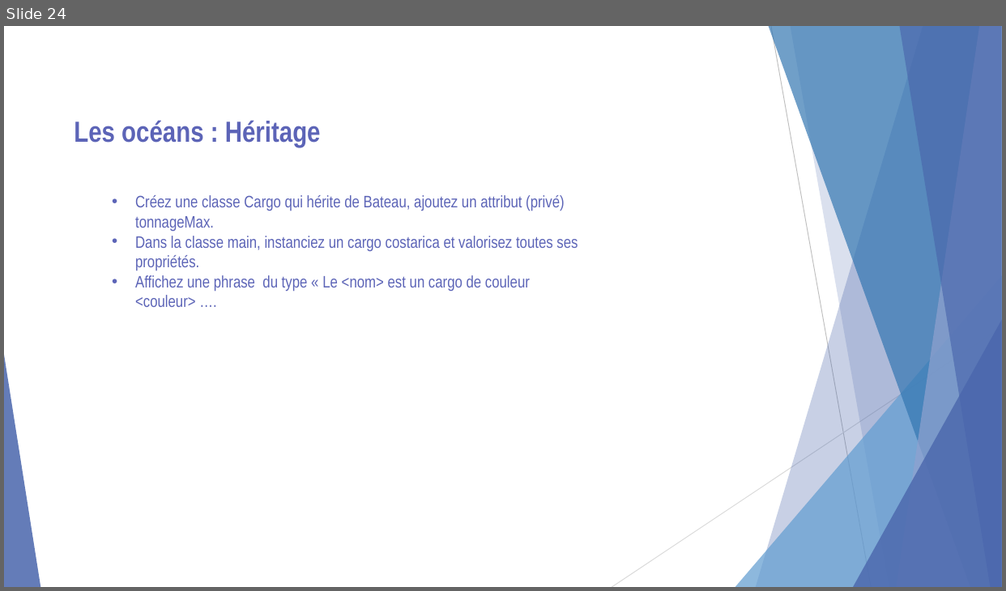
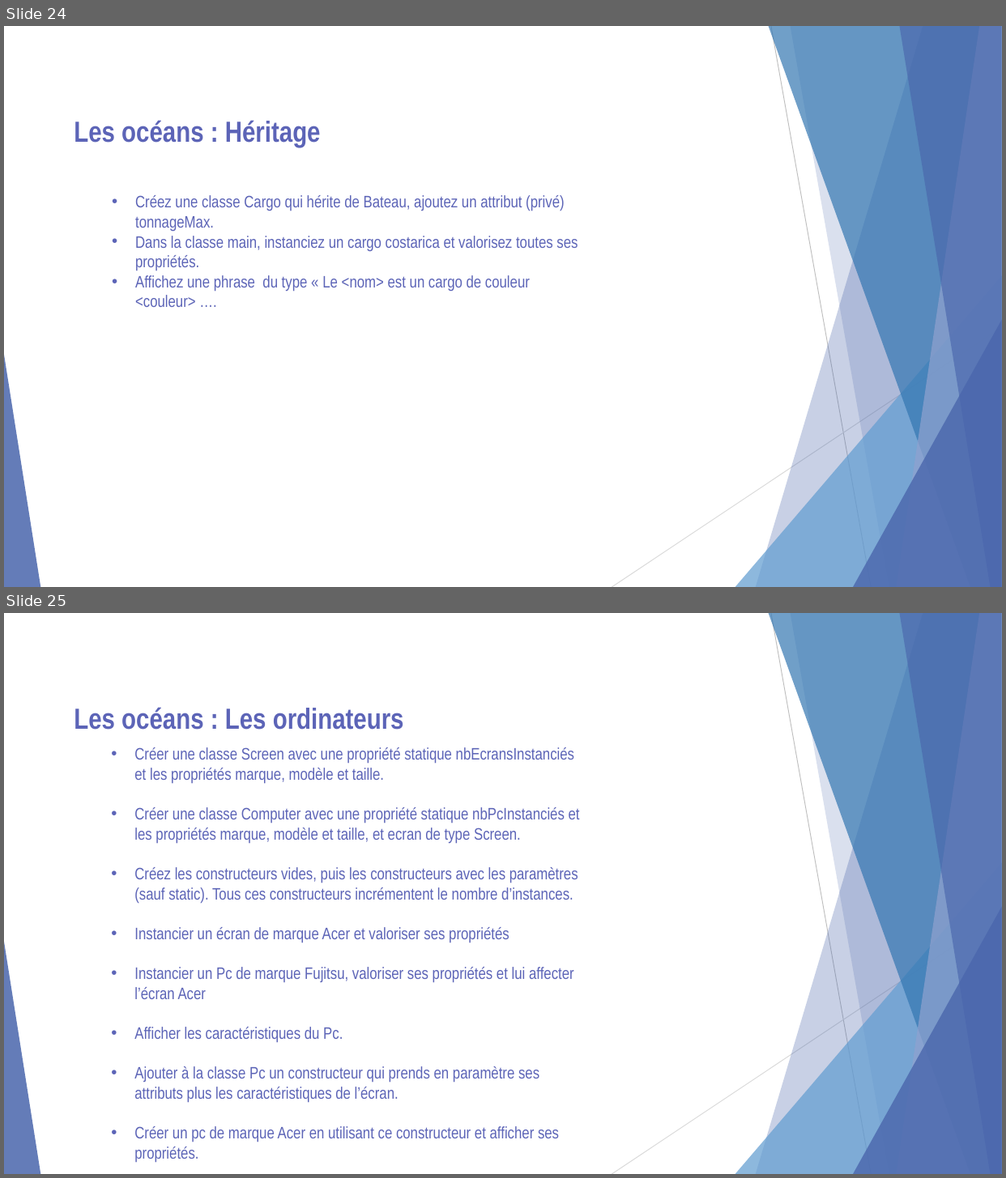
Before and after one commit to LucxxM/CoursAfpaFredBackUp, a slide deck: cours/Proget oceans_Exercices.pptx. Shown one above the other, each under a label of ours: slide 24 before the commit, slides 24 and 25 after it. The pictures are 1006x591 and 1006x1178 pixels, drawn with LibreOffice and Linux fonts; fonts in the diff are those of the drawing. Boxes give left, top, right and bottom in pixels: in the first picture for what was removed or moved away, otherwise in the second. Text is boxed around its words. In the diff, an @@ line names an element or a change of style, - is before the commit and + after.

```diff
--- a/cours/Proget oceans_Exercices.pptx
+++ b/cours/Proget oceans_Exercices.pptx
@@ slide 25 added at bbox=[4, 613, 1002, 1174], background #FFFFFF; not listed: 10 template elements that a slide beside it also shows @@
@@ text added at bbox=[74, 707, 404, 730], 28 pt, text #5C64B7, bold @@
+Les océans : Les ordinateurs
@@ text added at bbox=[134, 747, 580, 1163], 16 pt, text #5C64B7 @@
+  • Créer une classe Screen avec une propriété statique nbEcransInstanciés et les propriétés marque, modèle et taille.
+  • Créer une classe Computer avec une propriété statique nbPcInstanciés et les propriétés marque, modèle et taille, et ecran de type Screen.
+  • Créez les constructeurs vides, puis les constructeurs avec les paramètres (sauf static). Tous ces constructeurs incrémentent le nombre d’instances.
+  • Instancier un écran de marque Acer et valoriser ses propriétés
+  • Instancier un Pc de marque Fujitsu, valoriser ses propriétés et lui affecter l’écran Acer
+  • Afficher les caractéristiques du Pc.
+  • Ajouter à la classe Pc un constructeur qui prends en paramètre ses attributs plus les caractéristiques de l’écran.
+  • Créer un pc de marque Acer en utilisant ce constructeur et afficher ses propriétés.
```
Also in this commit, not shown: 15 other files.
